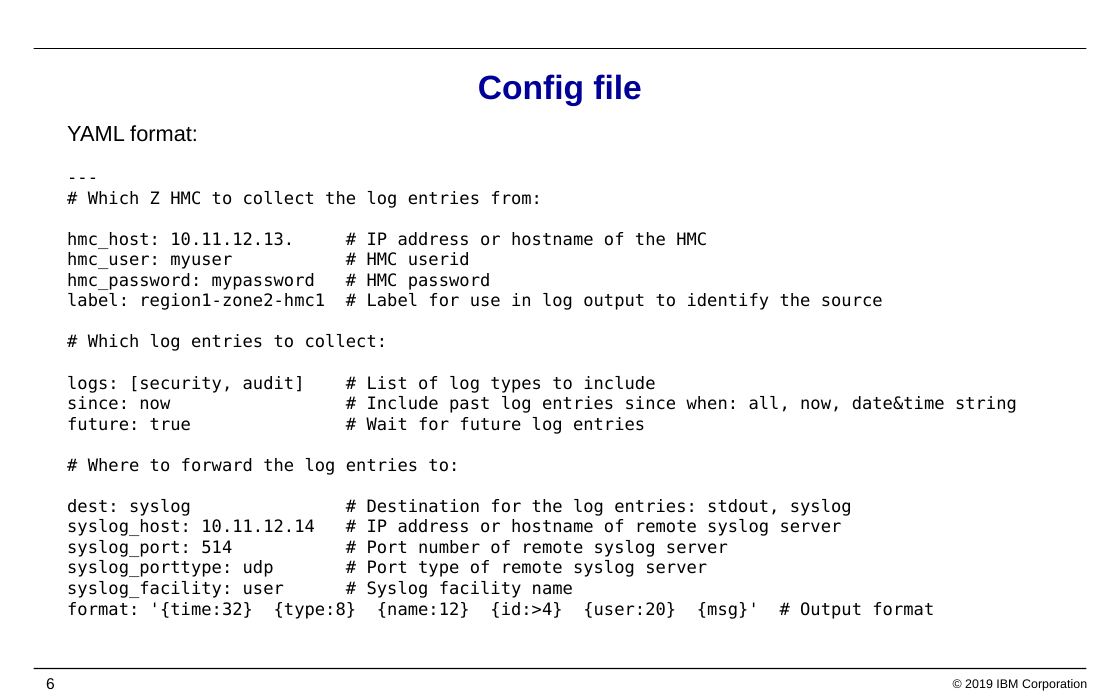
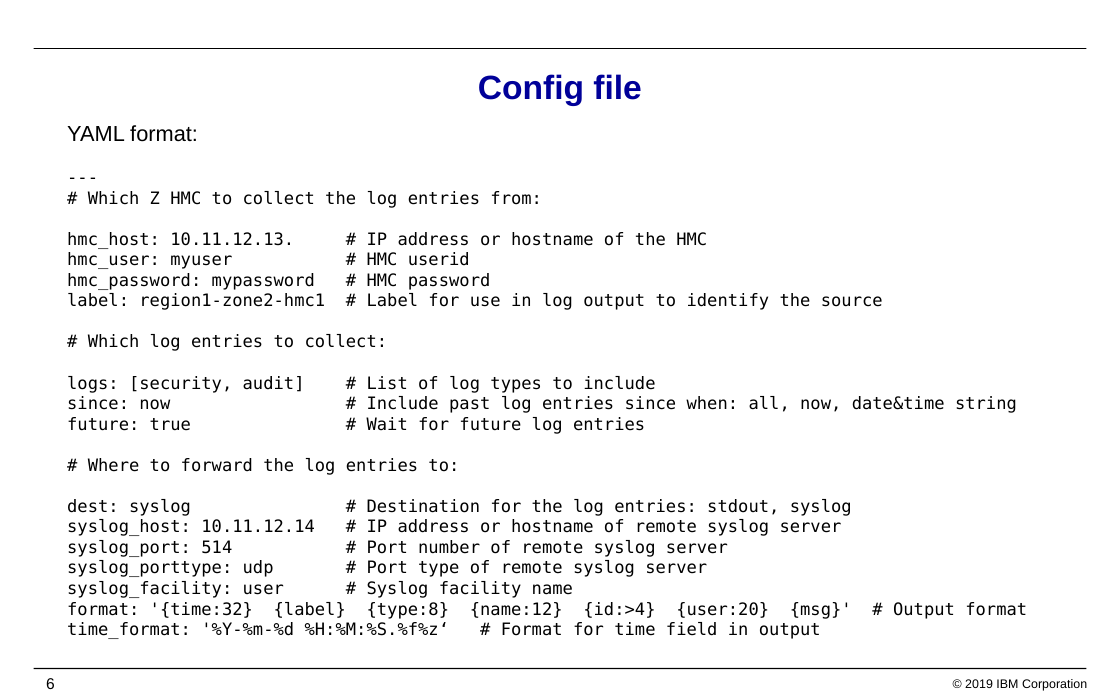
Before and after one commit to zhmcclient/zhmc-log-forwarder, a slide deck: slide 6 of IBM_Z_HMC_Log_Forwarder.pptx. Drawn at 1120x700 pixels with LibreOffice and Linux fonts; fonts in the diff are those of the drawing; background and template pictures are left out. Boxes give left, top, right and bottom in pixels: in the first picture for what was removed or moved away, otherwise in the second. Text is boxed around its words. In the diff, an @@ line names an element or a change of style, - is before the commit and + after.

Commit message:
Updated presentation with time_format parm

```diff
--- a/IBM_Z_HMC_Log_Forwarder.pptx
+++ b/IBM_Z_HMC_Log_Forwarder.pptx
@@ text at <box>67,125,1017,639</box>: text changed @@
-YAML format:
----
-# Which Z HMC to collect the log entries from:
-hmc_host: 10.11.12.13. # IP address or hostname of the HMC
-hmc_user: myuser # HMC userid
-hmc_password: mypassword # HMC password
-label: region1-zone2-hmc1 # Label for use in log output to identify the source
-# Which log entries to collect:
-logs: [security, audit] # List of log types to include
-since: now # Include past log entries since when: all, now, date&time string
-future: true # Wait for future log entries
-# Where to forward the log entries to:
-dest: syslog # Destination for the log entries: stdout, syslog
-syslog_host: 10.11.12.14 # IP address or hostname of remote syslog server
-syslog_port: 514 # Port number of remote syslog server
-syslog_porttype: udp # Port type of remote syslog server
-syslog_facility: user # Syslog facility name
-format: '{time:32} {type:8} {name:12} {id:>4} {user:20} {msg}' # Output format
+YAML format:
+---
+# Which Z HMC to collect the log entries from:
+hmc_host: 10.11.12.13. # IP address or hostname of the HMC
+hmc_user: myuser # HMC userid
+hmc_password: mypassword # HMC password
+label: region1-zone2-hmc1 # Label for use in log output to identify the source
+# Which log entries to collect:
+logs: [security, audit] # List of log types to include
+since: now # Include past log entries since when: all, now, date&time string
+future: true # Wait for future log entries
+# Where to forward the log entries to:
+dest: syslog # Destination for the log entries: stdout, syslog
+syslog_host: 10.11.12.14 # IP address or hostname of remote syslog server
+syslog_port: 514 # Port number of remote syslog server
+syslog_porttype: udp # Port type of remote syslog server
+syslog_facility: user # Syslog facility name
+format: '{time:32} {label} {type:8} {name:12} {id:>4} {user:20} {msg}' # Output format
+time_format: '%Y-%m-%d %H:%M:%S.%f%z‘ # Format for time field in output
```
Also in this commit, not shown: 4 other slides changed, 1 other file.
